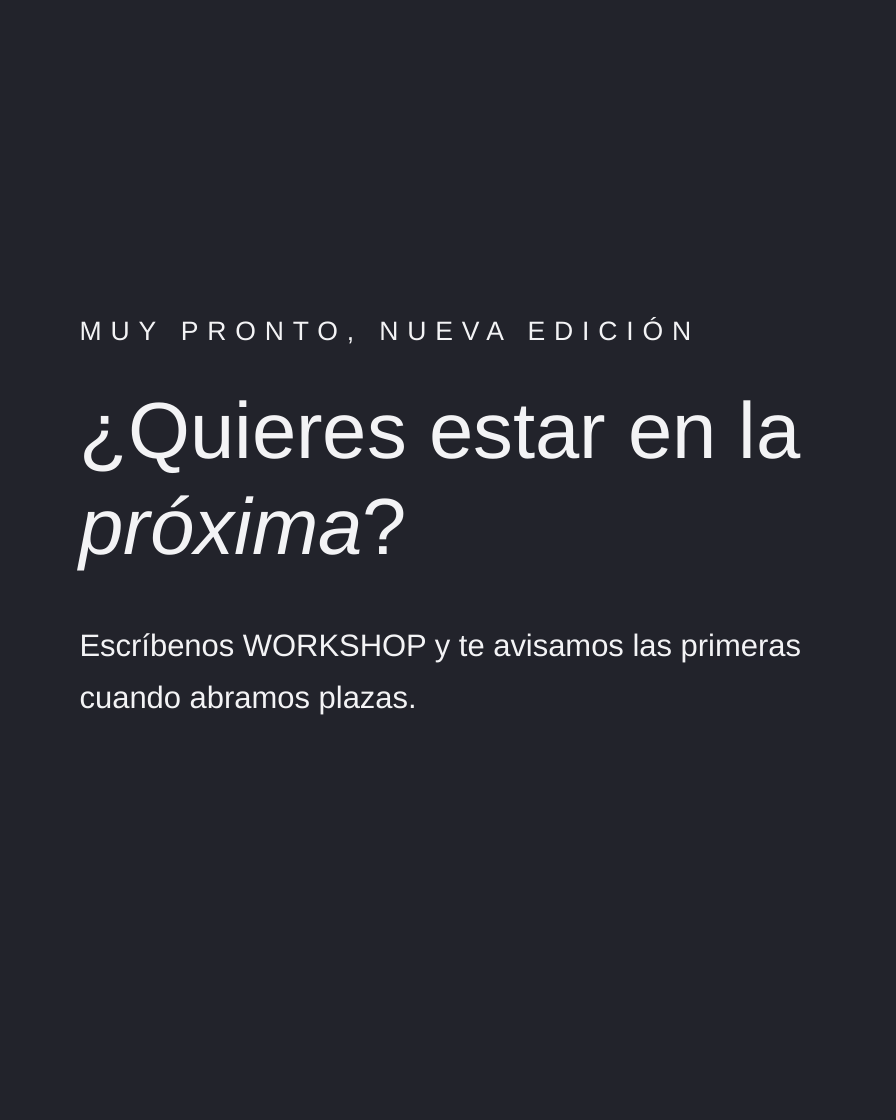
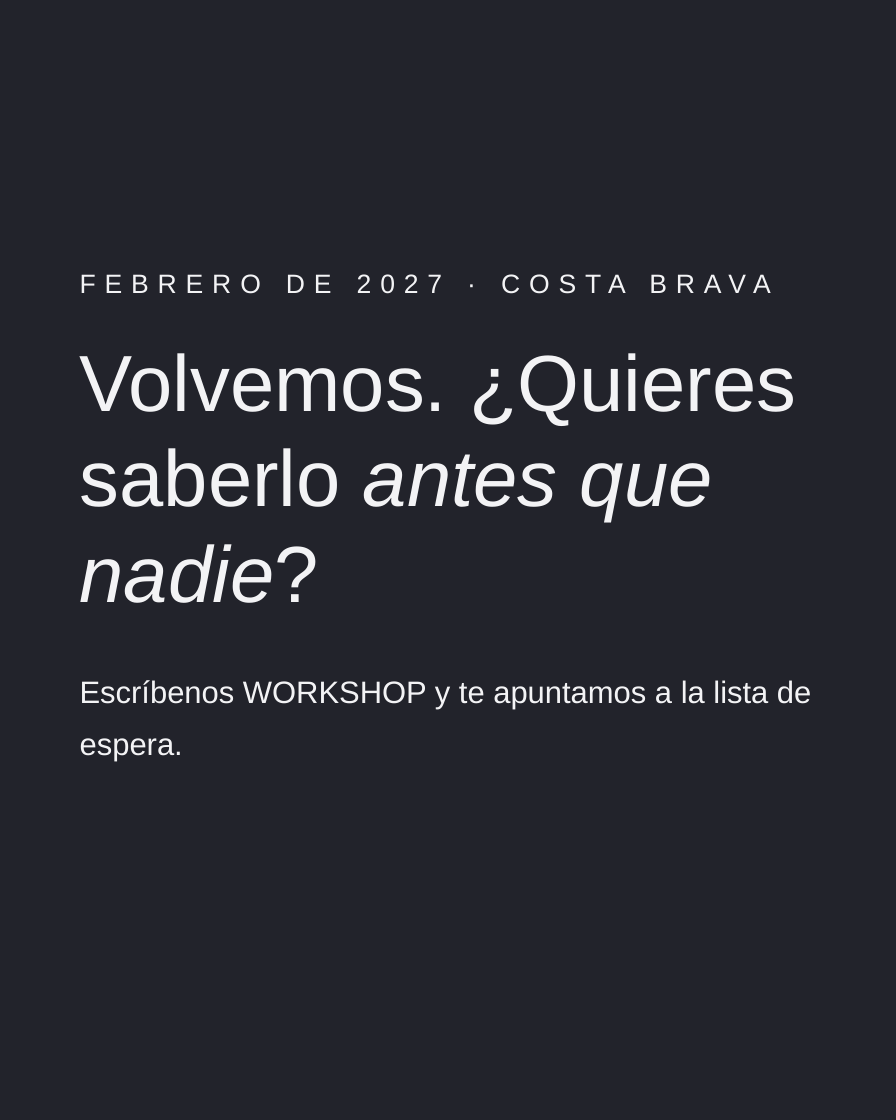
Before and after one commit to NDAEVENTS/NUBES-SCHOOL, a slide deck: slide 5 of public/ig/semana-12-15nov-listas/carrusel-canva.pptx. Drawn at 896x1120 pixels with LibreOffice and Linux fonts; fonts in the diff are those of the drawing. Boxes give left, top, right and bottom in pixels: in the first picture for what was removed or moved away, otherwise in the second. Text is boxed around its words. In the diff, an @@ line names an element or a change of style, - is before the commit and + after.

```diff
--- a/public/ig/semana-12-15nov-listas/carrusel-canva.pptx
+++ b/public/ig/semana-12-15nov-listas/carrusel-canva.pptx
@@ text at (80, 274, 811, 762): text changed @@
-MUY PRONTO, NUEVA EDICIÓN
-¿Quieres estar en la próxima?
-Escríbenos WORKSHOP y te avisamos las primeras cuando abramos plazas.
+FEBRERO DE 2027 · COSTA BRAVA
+Volvemos. ¿Quieres saberlo antes que nadie?
+Escríbenos WORKSHOP y te apuntamos a la lista de espera.
```
Also in this commit, not shown: 47 other files.
